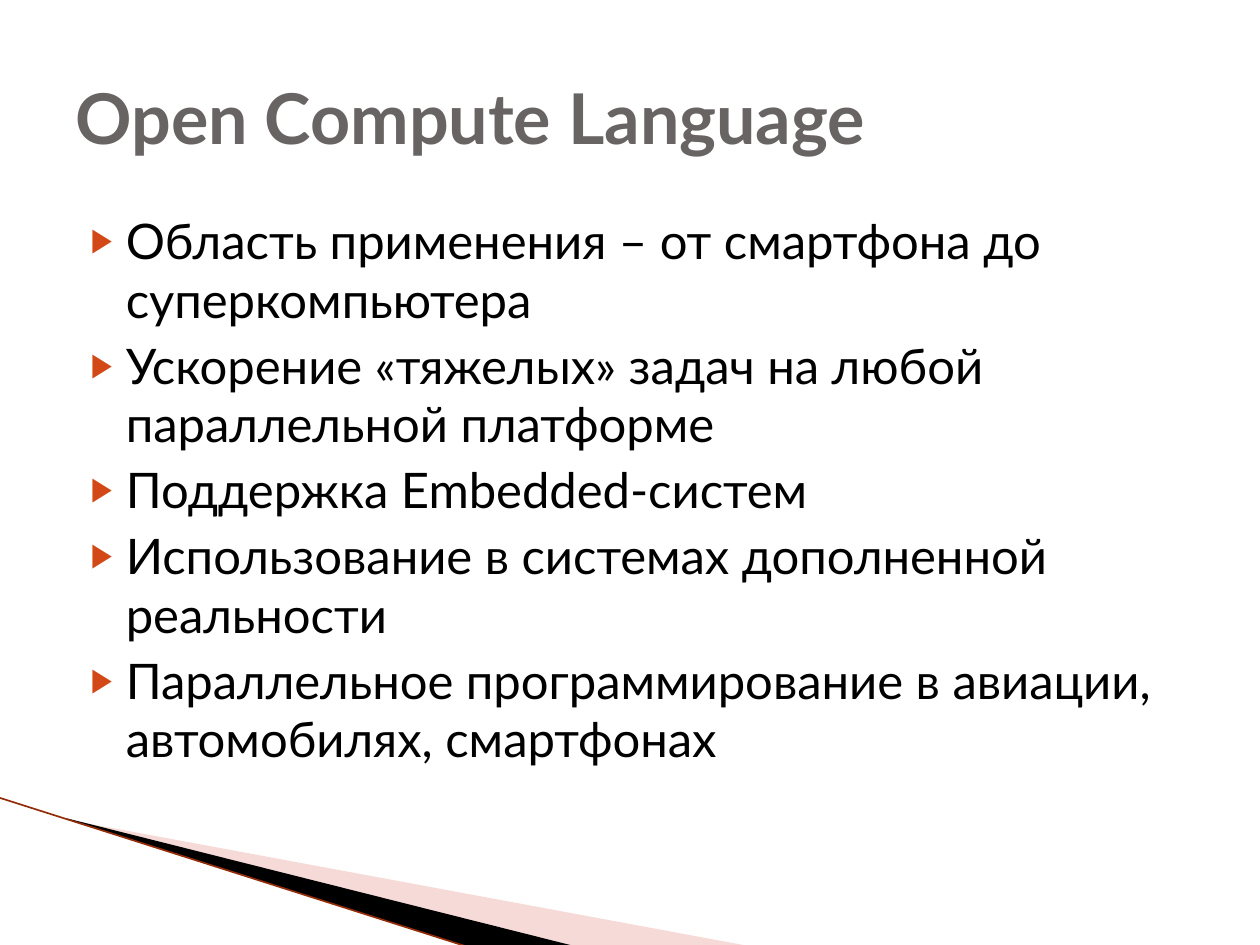
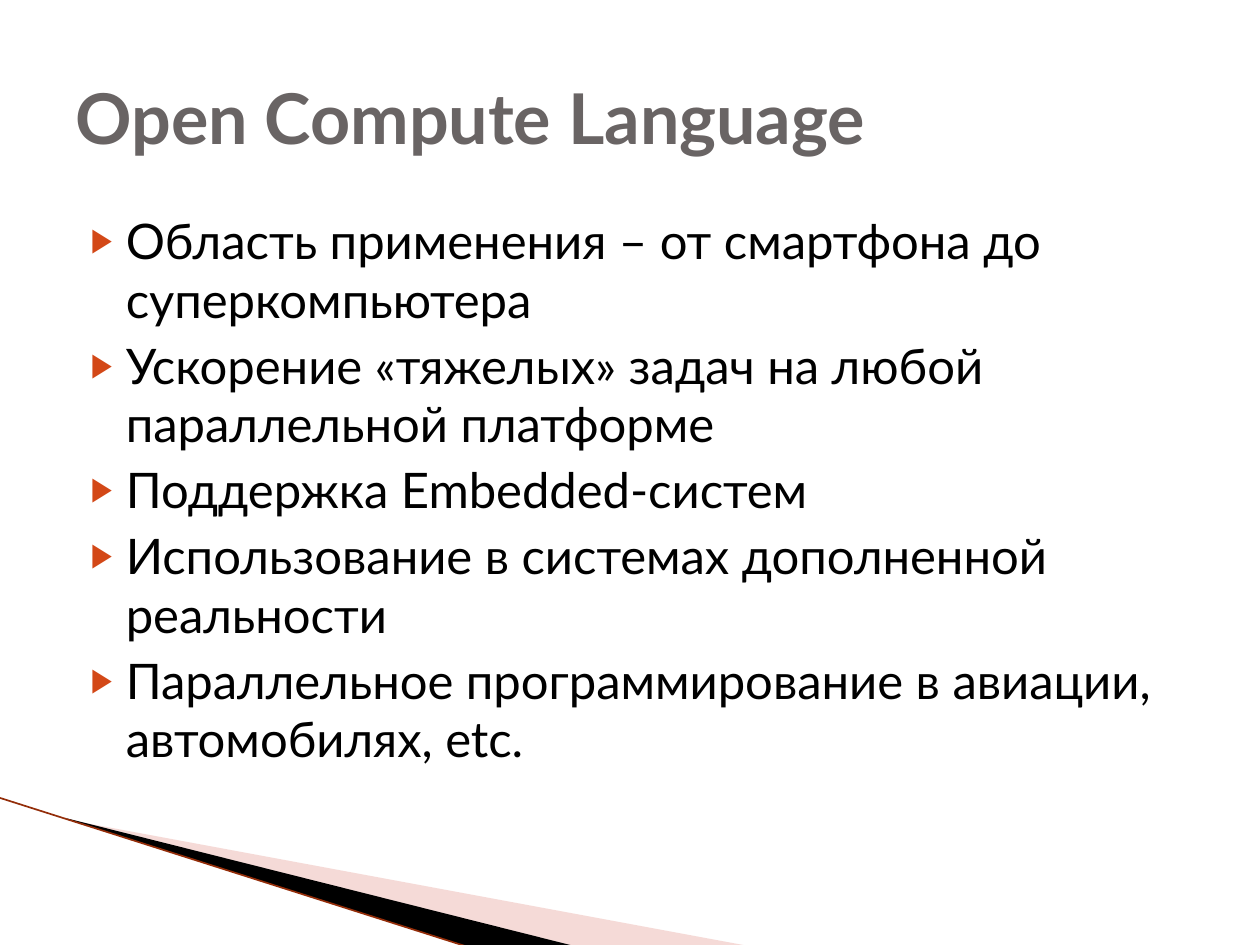
Before and after one commit to HPC-lab-ITIS/OpenCL, a slide deck: slide 4 of lec_0/lec_0.pptx. Drawn at 1260x945 pixels with LibreOffice and Linux fonts; fonts in the diff are those of the drawing; background and template pictures are left out. Boxes give left, top, right and bottom in pixels: in the first picture for what was removed or moved away, otherwise in the second. Text is boxed around its words. In the diff, an @@ line names an element or a change of style, - is before the commit and + after.

```diff
--- a/lec_0/lec_0.pptx
+++ b/lec_0/lec_0.pptx
@@ text at <box>126,664,1151,764</box>: text changed @@
-▶ Параллельное программирование в авиации, автомобилях, смартфонах
+▶ Параллельное программирование в авиации, автомобилях, etc.
```
Also in this commit, not shown: 4 other files.
